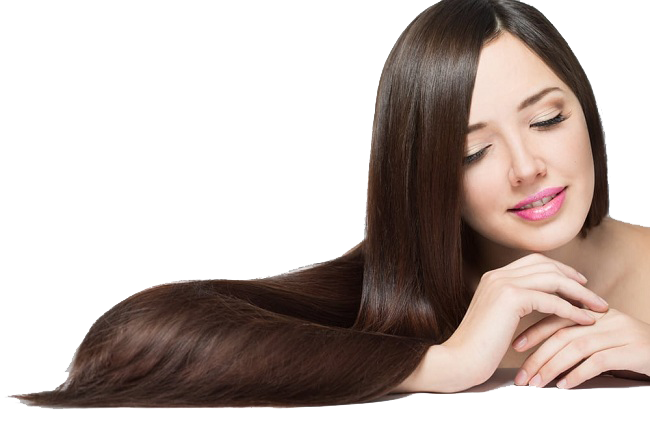
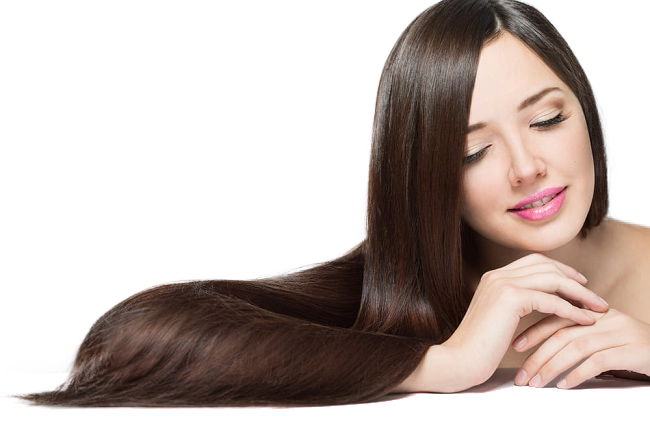
Comparing the layer stacks of the two (650, 433) images. Changes:
painted on "Layer 1" over [0, 0, 650, 410]
